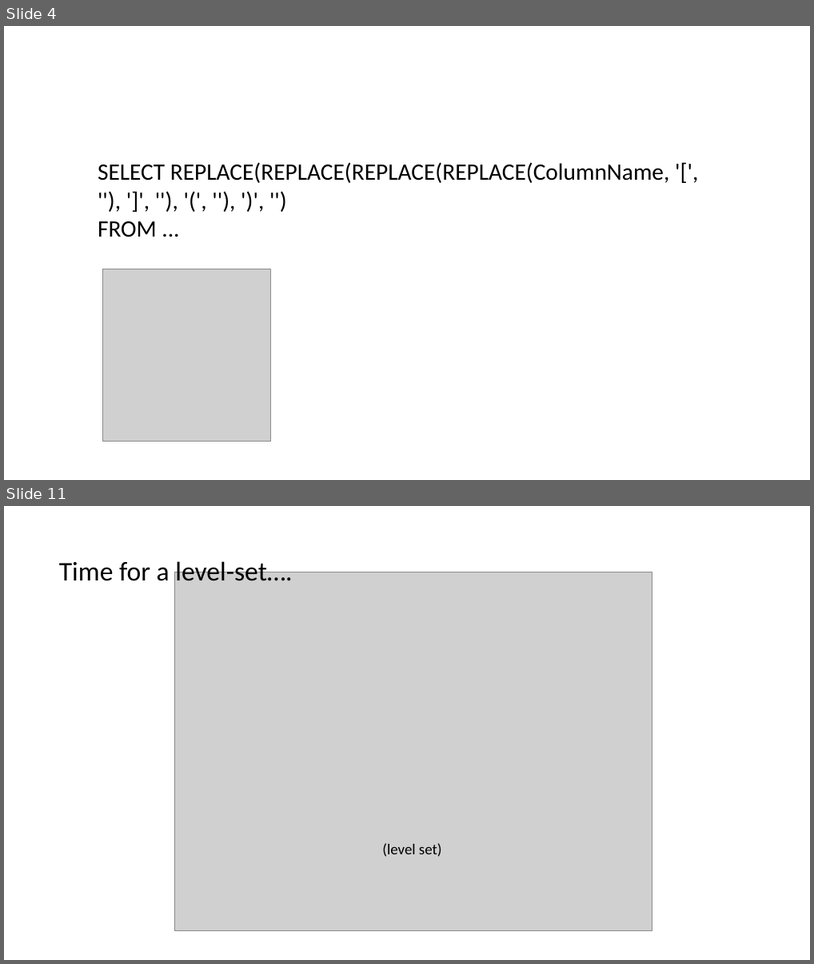
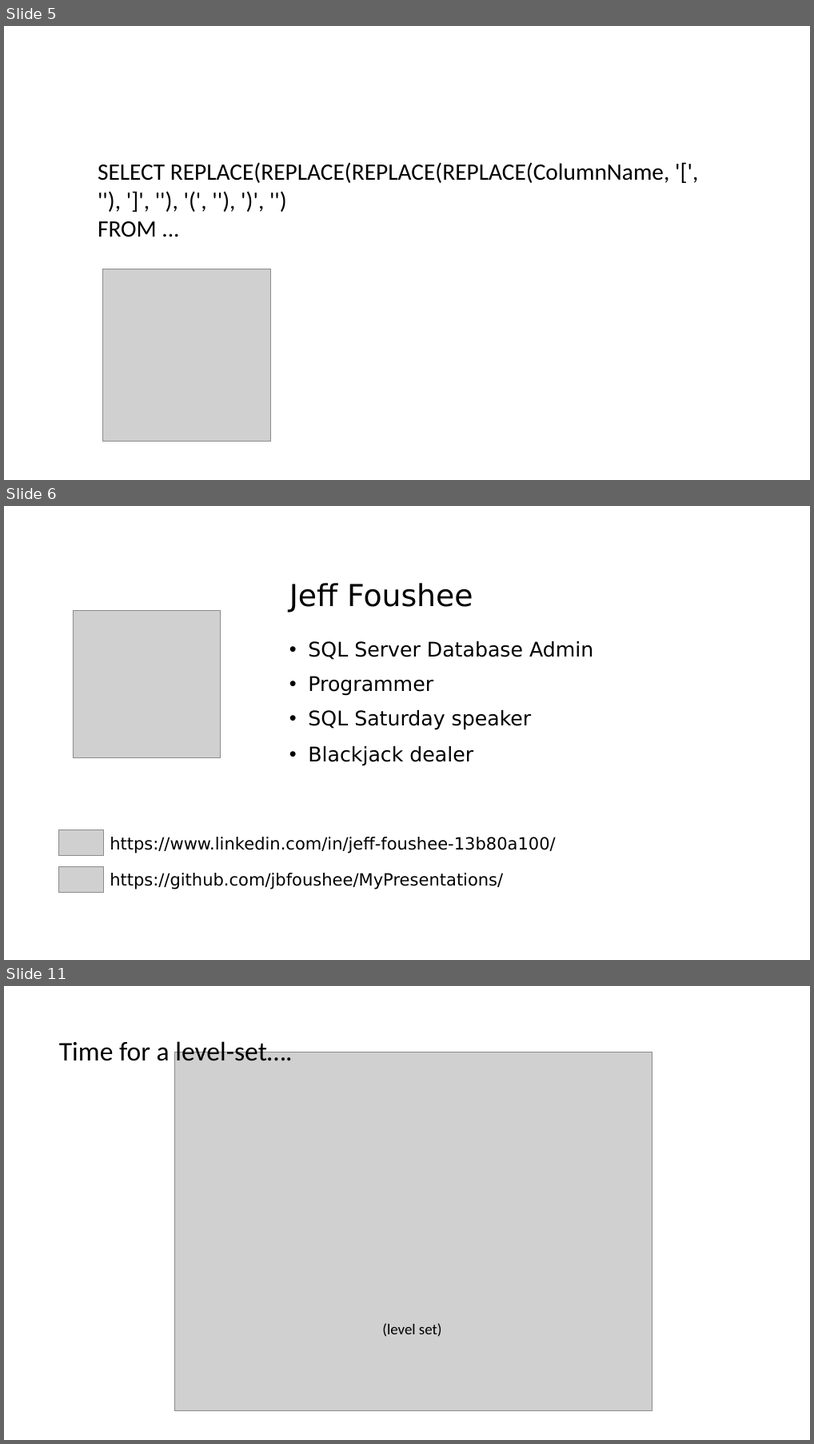
Before and after one commit to jbfoushee/MyPresentations, a slide deck: TSQL_Translate_Operator/TSQL Translate.pptx. Shown one above the other, each under a label of ours: slides 4 and 11 before the commit, slides 5, 6 and 11 after it; the slides between them are not shown. The pictures are 814x964 and 814x1444 pixels, drawn with LibreOffice and Linux fonts; fonts in the diff are those of the drawing; grey boxes stand for pictures. Boxes give left, top, right and bottom in pixels: in the first picture for what was removed or moved away, otherwise in the second. Text is boxed around its words. In the diff, an @@ line names an element or a change of style, - is before the commit and + after.

```diff
--- a/TSQL_Translate_Operator/TSQL Translate.pptx
+++ b/TSQL_Translate_Operator/TSQL Translate.pptx
@@ slide 6 added at [4,506,810,960], background #FFFFFF @@
@@ text added at [290,583,594,766], 24 pt, text #000000 @@
+Jeff Foushee
+• SQL Server Database Admin
+• Programmer
+• SQL Saturday speaker
+• Blackjack dealer
@@ picture added at [73,611,221,758] @@
@@ picture added at [59,830,104,856] @@
@@ text added at [110,836,555,853], 20 pt, text #000000 @@
+https://www.linkedin.com/in/jeff-foushee-13b80a100/
@@ picture added at [59,867,104,892] @@
@@ text added at [110,872,503,889], 20 pt, text #000000 @@
+https://github.com/jbfoushee/MyPresentations/
@@ what was slide 4 is now slide 5 @@
```
Also in this commit, not shown: 14 slides changed, 2 other slides added, 3 slides removed.
